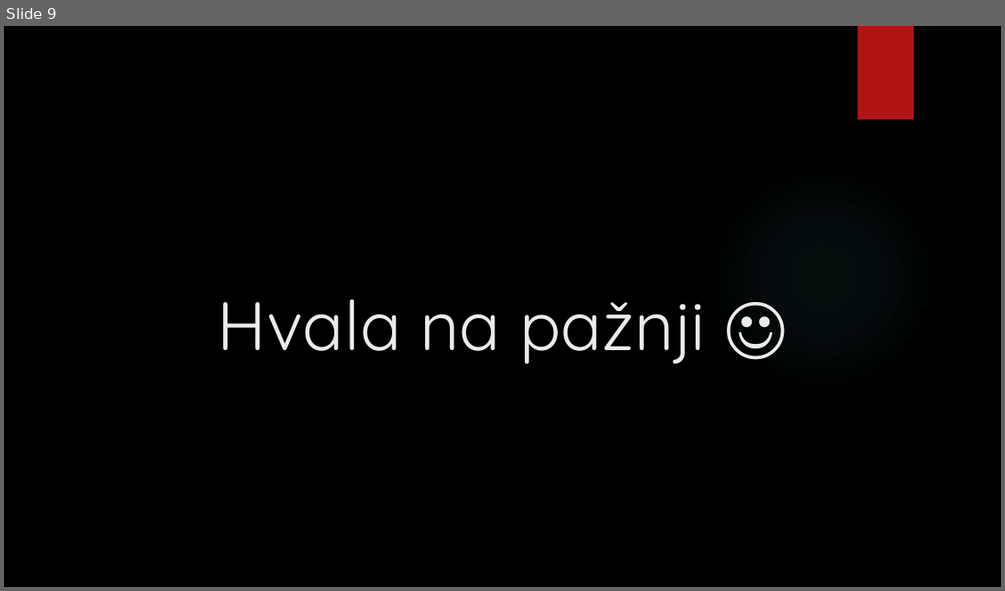
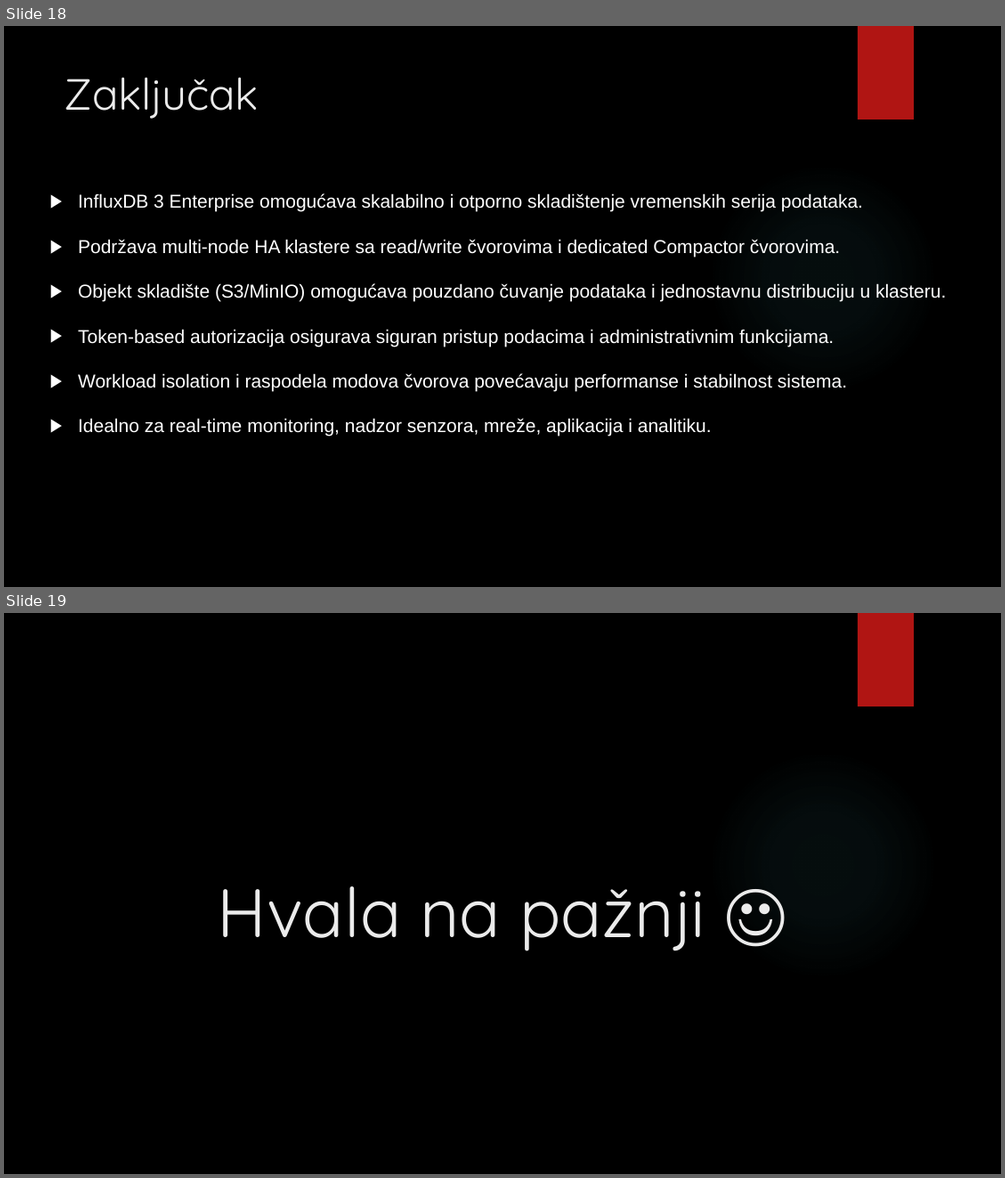
Before and after one commit to darkojotev/Database-Management-Systems, a slide deck: 3_HA/High availability rešenja kod InfluxDB baze podataka.pptx. Shown one above the other, each under a label of ours: slide 9 before the commit, slides 18 and 19 after it. The pictures are 1005x591 and 1005x1178 pixels, drawn with LibreOffice and Linux fonts; fonts in the diff are those of the drawing; background and template pictures are left out. Boxes give left, top, right and bottom in pixels: in the first picture for what was removed or moved away, otherwise in the second. Text is boxed around its words. In the diff, an @@ line names an element or a change of style, - is before the commit and + after.

```diff
--- a/3_HA/High availability rešenja kod InfluxDB baze podataka.pptx
+++ b/3_HA/High availability rešenja kod InfluxDB baze podataka.pptx
@@ slide 18 added at bbox=[4, 26, 1001, 587], background picture (left out); not listed: 2 template elements that a slide beside it also shows @@
@@ title added at bbox=[65, 77, 259, 119], 42 pt, text #EBEBEB @@
+Zaključak
@@ text added at bbox=[78, 193, 946, 436], 18 pt, text #FFFFFF @@
+▶ InfluxDB 3 Enterprise omogućava skalabilno i otpornо skladištenje vremenskih serija podataka.
+▶ Podržava multi-node HA klastere sa read/write čvorovima i dedicated Compactor čvorovima.
+▶ Objekt skladište (S3/MinIO) omogućava pouzdano čuvanje podataka i jednostavnu distribuciju u klasteru.
+▶ Token-based autorizacija osigurava siguran pristup podacima i administrativnim funkcijama.
+▶ Workload isolation i raspodela modova čvorova povećavaju performanse i stabilnost sistema.
+▶ Idealno za real-time monitoring, nadzor senzora, mreže, aplikacija i analitiku.
@@ what was slide 9 is now slide 19 @@
```
Also in this commit, not shown: 1 slide changed, 12 other slides added, 3 slides removed, 1 other file.
